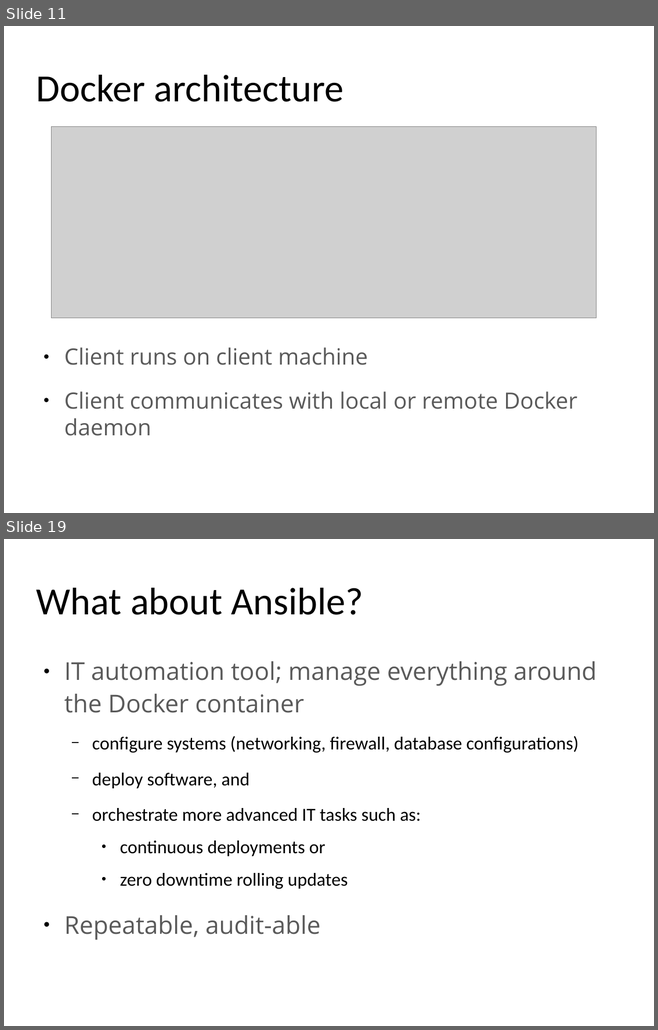
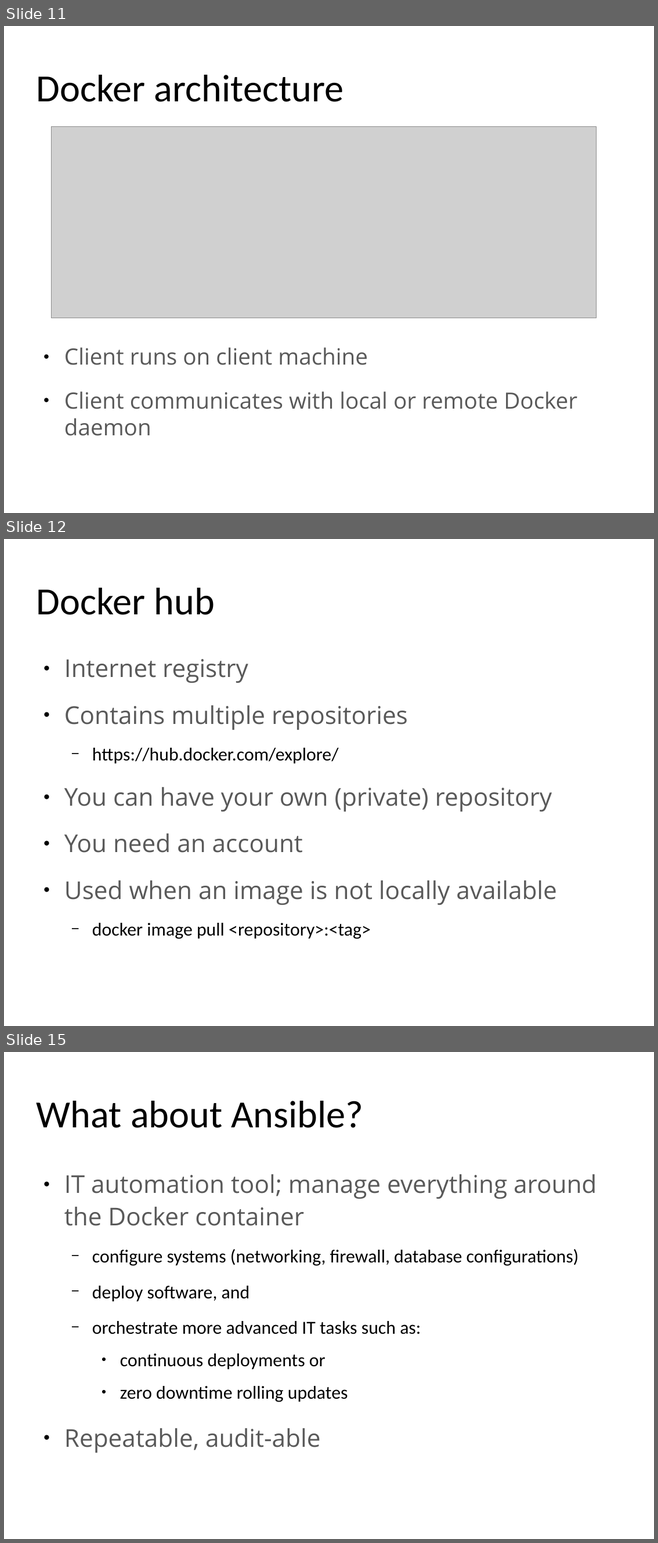
Before and after one commit to yeronimuz/gossip, a slide deck: presentation/docker_for_java_v1.0.odp. Shown one above the other, each under a label of ours: slides 11 and 19 before the commit, slides 11, 12 and 15 after it; the slides between them are not shown. The pictures are 658x1030 and 658x1543 pixels, drawn with LibreOffice and Linux fonts; fonts in the diff are those of the drawing; grey boxes stand for pictures; background and template pictures are left out. Boxes give left, top, right and bottom in pixels: in the first picture for what was removed or moved away, otherwise in the second. Text is boxed around its words. In the diff, an @@ line names an element or a change of style, - is before the commit and + after.

```diff
--- a/presentation/docker_for_java_v1.0.odp
+++ b/presentation/docker_for_java_v1.0.odp
@@ slide 12 added at (4, 539, 654, 1026), background #FFFFFF @@
@@ title added at (36, 588, 215, 615), 47 pt, text #000000 @@
+Docker hub
@@ text added at (64, 659, 556, 939), 30 pt, text #595959 @@
+● Internet registry
+● Contains multiple repositories
+  − https://hub.docker.com/explore/
+● You can have your own (private) repository
+● You need an account
+● Used when an image is not locally available
+  − docker image pull <repository>:<tag>
@@ what was slide 19 is now slide 15 @@
```
Also in this commit, not shown: 7 slides changed, 1 other slide added, 2 slides removed, 2 other files.
